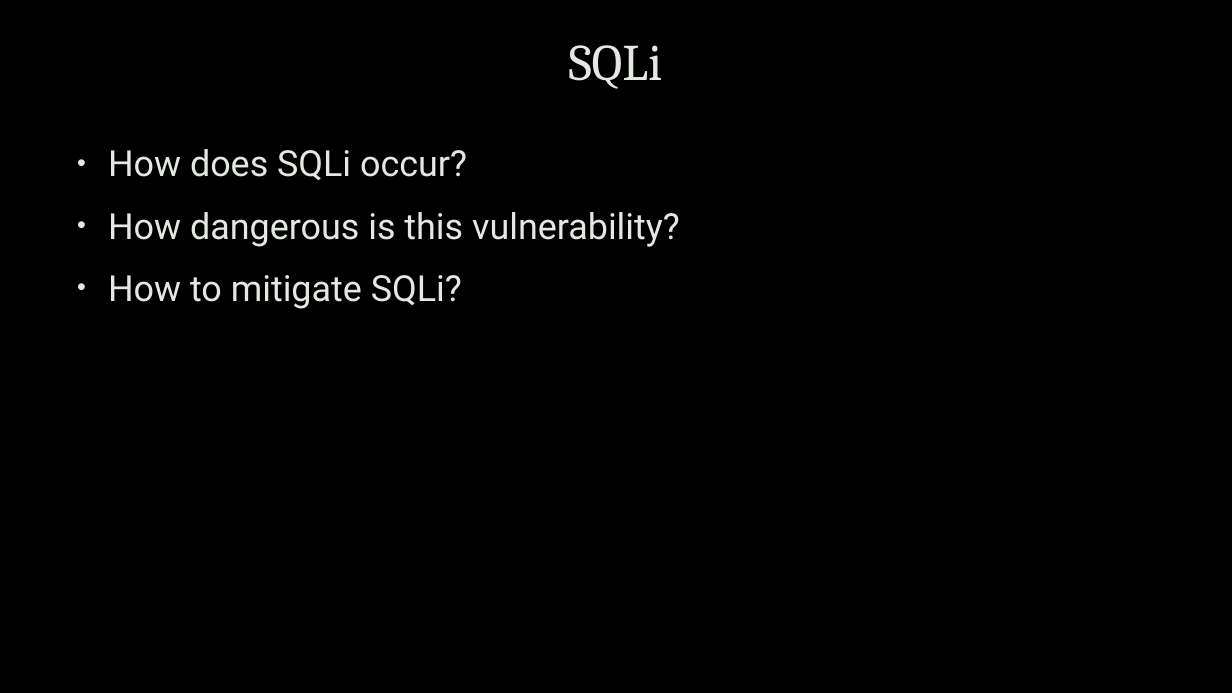
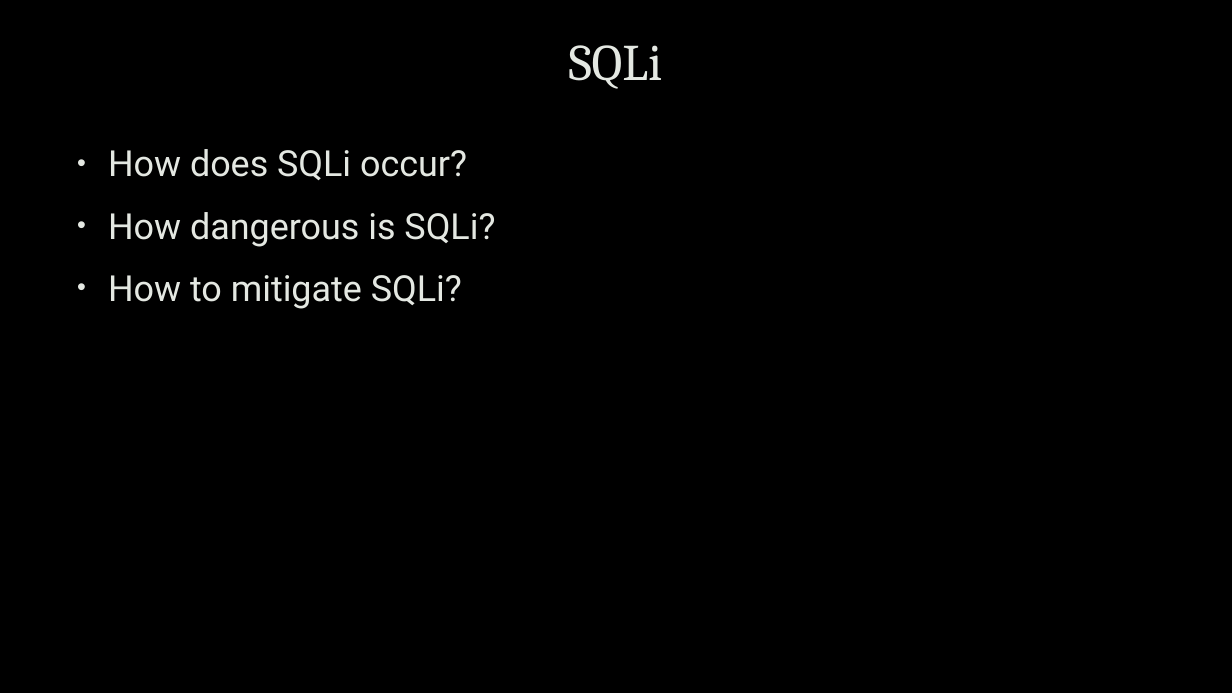
Before and after one commit to 24746364/cits1003, a slide deck: slide 31 of cits1003-lecture_slides/CITS1003-5 Vulnerabilities-exercises.pptx. Drawn at 1232x693 pixels with LibreOffice and Linux fonts; fonts in the diff are those of the drawing; background and template pictures are left out. Boxes give left, top, right and bottom in pixels: in the first picture for what was removed or moved away, otherwise in the second. Text is boxed around its words. In the diff, an @@ line names an element or a change of style, - is before the commit and + after.

Commit message:
fix typos in slides of week 5

```diff
--- a/cits1003-lecture_slides/CITS1003-5 Vulnerabilities-exercises.pptx
+++ b/cits1003-lecture_slides/CITS1003-5 Vulnerabilities-exercises.pptx
@@ text at (x1=108, y1=212, x2=495, y2=247): text changed @@
-• How dangerous is this vulnerability?
+• How dangerous is SQLi?
```
Also in this commit, not shown: 1 other slide changed.
